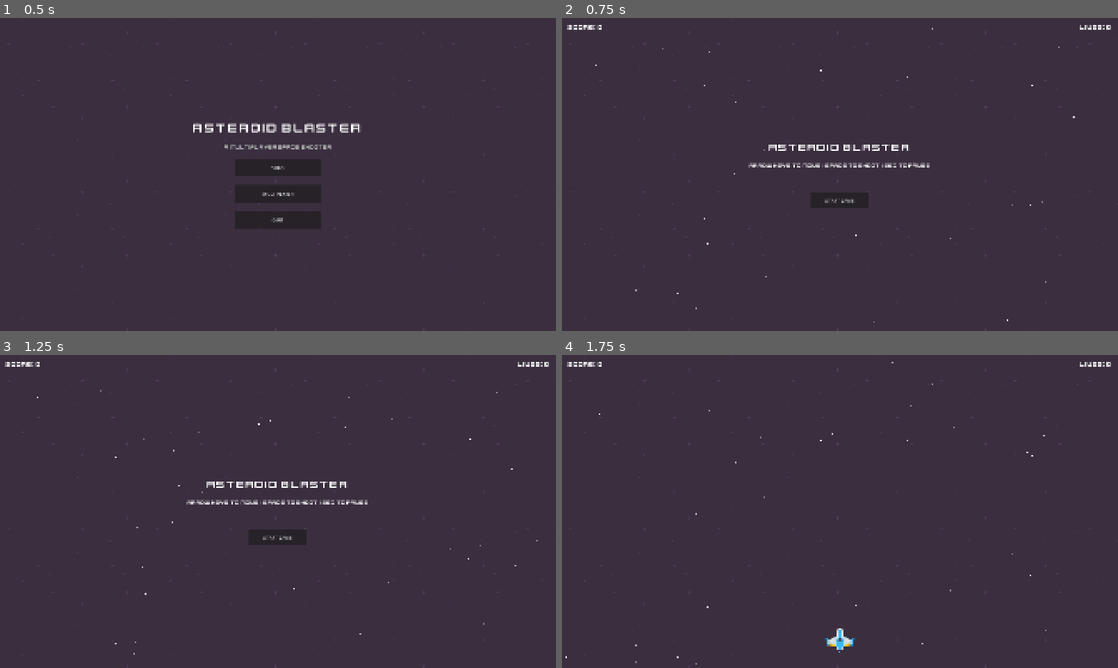
Above: before the commit, frames 1-4 (two rows, left to right).
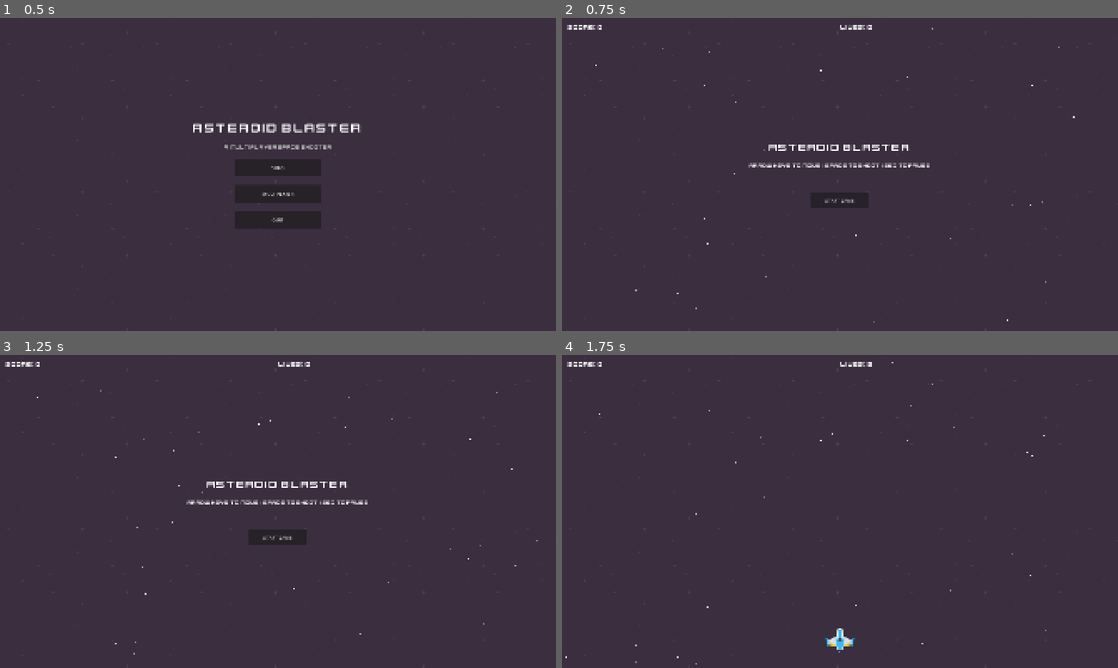
Above: after the commit, the same moments.

Repository: Kallavi-Dev/asteroid-blaster-godot
Game: Godot game, scene res://scenes/ui/main_menu.tscn
Two runs of this game, one before a commit and one after it. Both use one fixed random seed, a clock stepped at 60 frames per second and the inputs below.
Inputs:
- Up to frame 1 (0.5 s): no input
- Up to frame 2 (0.75 s): click "SOLO" at 0.5 s
- Up to frame 3 (1.25 s): no input
- Up to frame 4 (1.75 s): click "START GAME" at 1.25 s

Frame 1 is identical in both runs. In frame 2, 0.1% of the frame differs, in the area x 50-99%, y 2-4%; in frame 3, 0.1%; in frame 4, 0.1%.

Commit message:
feat: multiplayer HUD, game over, and pause menu
Mode-aware HUD shows team/individual scores. Game over screen
shows winner in competitive. Pause quit disconnects and returns
to main menu.

Co-Authored-By: Claude Opus 4.6 <noreply@anthropic.com>

Diff:
--- a/scenes/ui/game_over_screen.gd
+++ b/scenes/ui/game_over_screen.gd
@@ -1,5 +1,5 @@
 extends CanvasLayer
-## Game over overlay with final score, high score display, and restart button.
+## Game over overlay. Mode-aware: shows combined or individual scores.
 
 @onready var _final_score_label: Label = $PanelContainer/VBoxContainer/FinalScoreLabel
 @onready var _high_score_label: Label = $PanelContainer/VBoxContainer/HighScoreLabel
@@ -14,7 +14,15 @@
 
 
 func _on_game_over() -> void:
-	_final_score_label.text = "FINAL SCORE: %d" % GameManager.score
+	match GameManager.game_mode:
+		Constants.GameMode.SOLO:
+			_final_score_label.text = "FINAL SCORE: %d" % GameManager.get_score(1)
+		Constants.GameMode.COOP:
+			_final_score_label.text = "TEAM SCORE: %d" % GameManager.get_score(1)
+		Constants.GameMode.COMPETITIVE:
+			var winner_id := GameManager.get_winner_id()
+			var winner_label := "P1" if winner_id == 1 else "P2"
+			_final_score_label.text = "%s WINS! (%d pts)" % [winner_label, GameManager.get_score(winner_id)]
 	_high_score_label.text = "HIGH SCORE: %d" % GameManager.get_high_score()
 	visible = true
 
@@ -25,4 +33,7 @@
 
 func _on_restart_pressed() -> void:
 	GameManager.reset()
-	get_tree().reload_current_scene()
+	if GameManager.game_mode == Constants.GameMode.SOLO:
+		get_tree().reload_current_scene()
+	else:
+		get_tree().change_scene_to_file("res://scenes/ui/lobby.tscn")
--- a/scenes/ui/hud.gd
+++ b/scenes/ui/hud.gd
@@ -1,24 +1,65 @@
 extends CanvasLayer
-## In-game heads-up display showing score, lives, and kill count.
+## In-game HUD. Shows score/lives per player, adapts to game mode.
 
-@onready var _score_label: Label = $MarginContainer/HBoxContainer/ScoreLabel
-@onready var _lives_label: Label = $MarginContainer/HBoxContainer/LivesLabel
+@onready var _p1_score_label: Label = $MarginContainer/HBoxContainer/P1Score
+@onready var _p1_lives_label: Label = $MarginContainer/HBoxContainer/P1Lives
+@onready var _p2_score_label: Label = $MarginContainer/HBoxContainer/P2Score
+@onready var _p2_lives_label: Label = $MarginContainer/HBoxContainer/P2Lives
 
 
 func _ready() -> void:
 	GameManager.score_changed.connect(_on_score_changed)
 	GameManager.lives_changed.connect(_on_lives_changed)
-	_update_display()
+
+	if GameManager.game_mode == Constants.GameMode.SOLO:
+		_p2_score_label.visible = false
+		_p2_lives_label.visible = false
+		_update_solo_display()
+	elif GameManager.game_mode == Constants.GameMode.COOP:
+		_p2_score_label.visible = false
+		_p2_lives_label.visible = false
+		_update_coop_display()
+	else:
+		_p2_score_label.visible = true
+		_p2_lives_label.visible = true
+		_update_competitive_display()
 
 
-func _update_display() -> void:
-	_score_label.text = "SCORE: %d" % GameManager.score
-	_lives_label.text = "LIVES: %d" % GameManager.lives
+func _update_solo_display() -> void:
+	_p1_score_label.text = "SCORE: %d" % GameManager.get_score(1)
+	_p1_lives_label.text = "LIVES: %d" % GameManager.get_lives(1)
 
 
-func _on_score_changed(new_score: int) -> void:
-	_score_label.text = "SCORE: %d" % new_score
+func _update_coop_display() -> void:
+	_p1_score_label.text = "TEAM SCORE: %d" % GameManager.get_score(1)
+	_p1_lives_label.text = "TEAM LIVES: %d" % GameManager.get_lives(1)
 
 
-func _on_lives_changed(new_lives: int) -> void:
-	_lives_label.text = "LIVES: %d" % new_lives
+func _update_competitive_display() -> void:
+	_p1_score_label.text = "P1: %d" % GameManager.get_score(1)
+	_p1_lives_label.text = "P1 LIVES: %d" % GameManager.get_lives(1)
+	var p2_ids := NetworkManager.player_ids.filter(func(id): return id != 1)
+	if p2_ids.size() > 0:
+		var p2_id: int = p2_ids[0]
+		_p2_score_label.text = "P2: %d" % GameManager.get_score(p2_id)
+		_p2_lives_label.text = "P2 LIVES: %d" % GameManager.get_lives(p2_id)
+
+
+func _on_score_changed(_new_score: int, _peer_id: int) -> void:
+	match GameManager.game_mode:
+		Constants.GameMode.SOLO:
+			_update_solo_display()
+		Constants.GameMode.COOP:
+			_update_coop_display()
+		Constants.GameMode.COMPETITIVE:
+			_update_competitive_display()
+
+
+func _on_lives_changed(_new_lives: int, _peer_id: int) -> void:
+	match GameManager.game_mode:
+		Constants.GameMode.SOLO:
+			_update_solo_display()
+		Constants.GameMode.COOP:
+			_update_coop_display()
+		Constants.GameMode.COMPETITIVE:
+			_update_competitive_display()
--- a/scenes/ui/hud.tscn
+++ b/scenes/ui/hud.tscn
@@ -22,14 +22,27 @@
 [node name="HBoxContainer" type="HBoxContainer" parent="MarginContainer"]
 layout_mode = 2
 
-[node name="ScoreLabel" type="Label" parent="MarginContainer/HBoxContainer"]
+[node name="P1Score" type="Label" parent="MarginContainer/HBoxContainer"]
 layout_mode = 2
 size_flags_horizontal = 3
 text = "SCORE: 0"
 label_settings = SubResource("LabelSettings_hud")
 
-[node name="LivesLabel" type="Label" parent="MarginContainer/HBoxContainer"]
+[node name="P1Lives" type="Label" parent="MarginContainer/HBoxContainer"]
+layout_mode = 2
+size_flags_horizontal = 3
+text = "LIVES: 3"
+label_settings = SubResource("LabelSettings_hud")
+
+[node name="P2Score" type="Label" parent="MarginContainer/HBoxContainer"]
+layout_mode = 2
+size_flags_horizontal = 3
+horizontal_alignment = 2
+text = "P2: 0"
+label_settings = SubResource("LabelSettings_hud")
+
+[node name="P2Lives" type="Label" parent="MarginContainer/HBoxContainer"]
 layout_mode = 2
 horizontal_alignment = 2
-text = "LIVES: 3"
+text = "P2 LIVES: 3"
 label_settings = SubResource("LabelSettings_hud")
--- a/scenes/ui/pause_menu.gd
+++ b/scenes/ui/pause_menu.gd
@@ -1,6 +1,5 @@
 extends CanvasLayer
 ## Pause overlay. Toggled with ESC key.
-## Pauses the scene tree while keeping this UI responsive.
 
 @onready var _resume_button: Button = $PanelContainer/VBoxContainer/ResumeButton
 @onready var _quit_button: Button = $PanelContainer/VBoxContainer/QuitButton
@@ -31,4 +30,5 @@
 func _on_quit_pressed() -> void:
 	get_tree().paused = false
 	GameManager.reset()
-	get_tree().reload_current_scene()
+	NetworkManager.disconnect_game()
+	get_tree().change_scene_to_file("res://scenes/ui/main_menu.tscn")
Not shown: 1 places in scenes/ui/hud.tscn that only renumber resources
